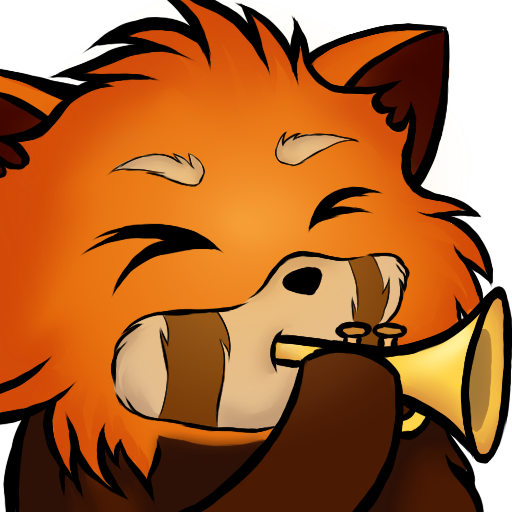
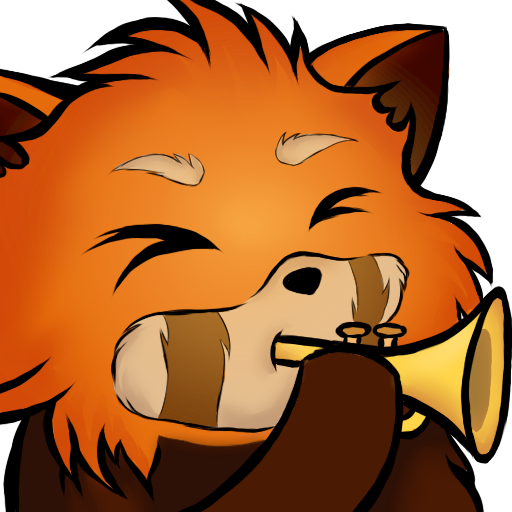
Layer changes from the first 512 x 512 image to the second:
"trumpetShine": blend other → normal over (271, 314, 486, 391)
painted on "pandaShine" over (36, 0, 472, 465)
